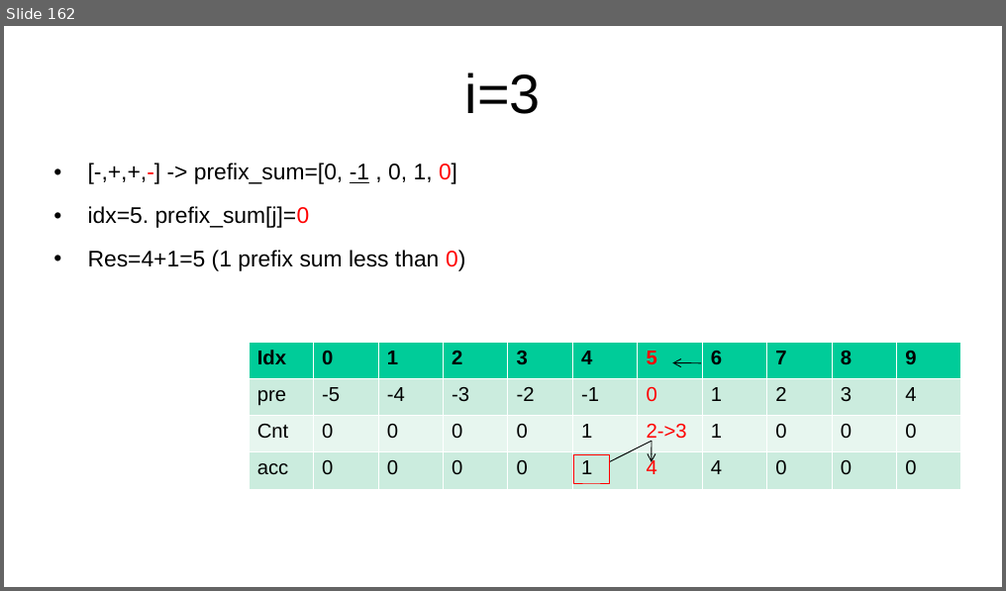
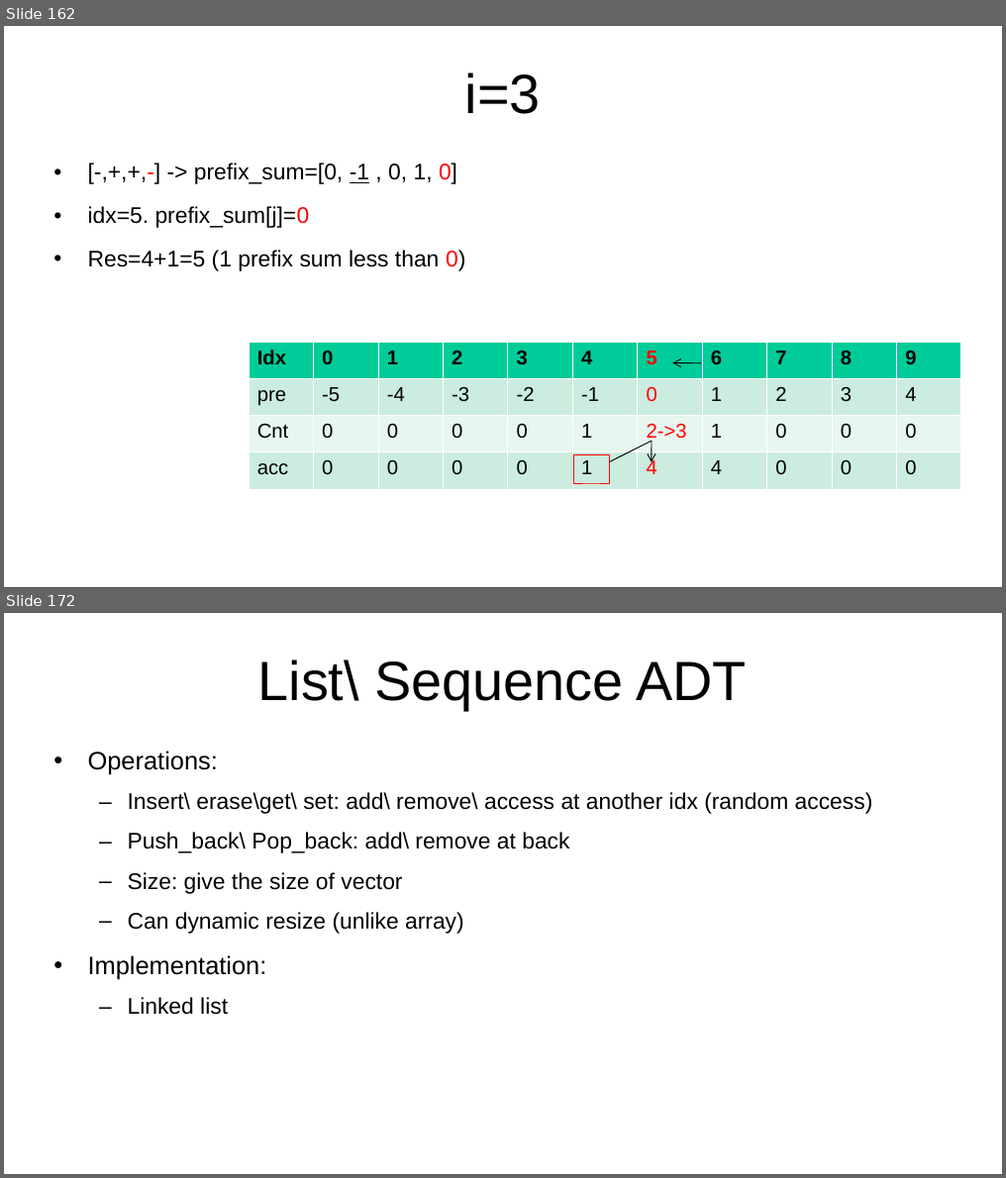
Before and after one commit to kindaichinisan/CompetitiveProgramming, a slide deck: MyCode/competitive_programming.ppt. Shown one above the other, each under a label of ours: slide 162 before the commit, slides 162 and 172 after it; the slides between them are not shown. The pictures are 1006x591 and 1006x1178 pixels, drawn with LibreOffice and Linux fonts; fonts in the diff are those of the drawing. Boxes give left, top, right and bottom in pixels: in the first picture for what was removed or moved away, otherwise in the second. Text is boxed around its words. In the diff, an @@ line names an element or a change of style, - is before the commit and + after.

```diff
--- a/MyCode/competitive_programming.ppt
+++ b/MyCode/competitive_programming.ppt
@@ slide 172 added at (4, 613, 1002, 1174), background #FFFFFF @@
@@ title added at (258, 660, 746, 710), 44 pt, text #000000 @@
+List\ Sequence ADT
@@ text added at (88, 751, 873, 1015), 18 pt, text #000000 @@
+• Operations:
+  – Insert\ erase\get\ set: add\ remove\ access at another idx (random access)
+  – Push_back\ Pop_back: add\ remove at back
+  – Size: give the size of vector
+  – Can dynamic resize (unlike array)
+• Implementation:
+  – Linked list
```
Also in this commit, not shown: 1 slide changed, 22 other slides added, 4 other files.
